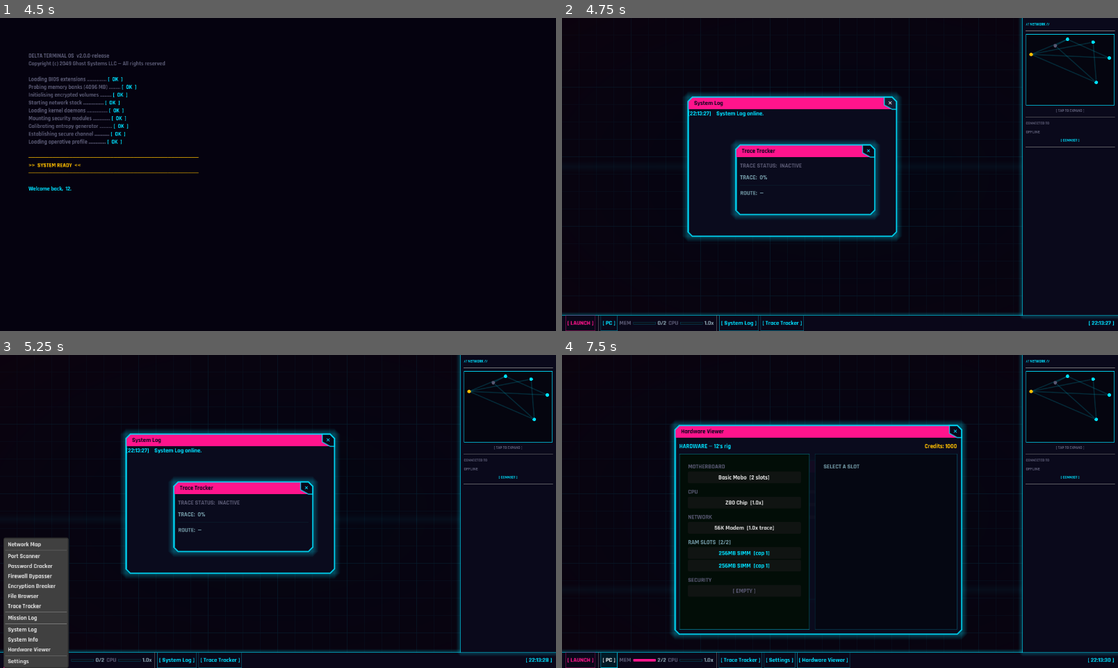
Above: before the commit, frames 1-4 (two rows, left to right).
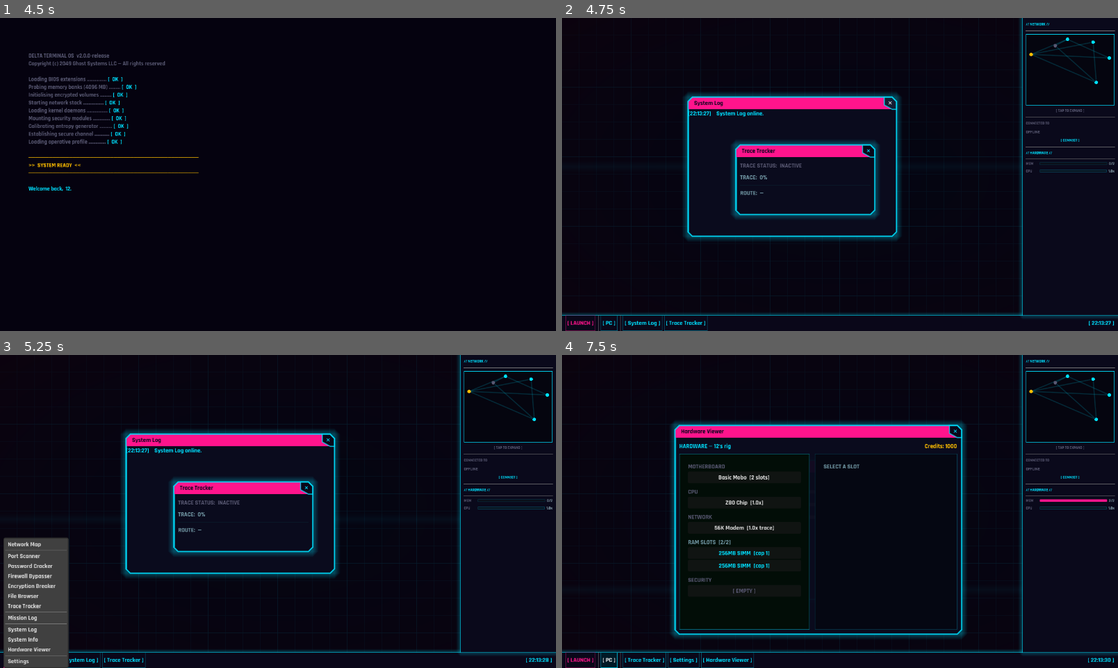
Above: after the commit, the same moments.

Repository: Sub-Xaero/Delta-Terminal-v2
Game: Godot game, scene res://scenes/main_menu.tscn
Same seed, same stepped clock (60 frames per second), same inputs: the game is played once before the commit and once after it.
Inputs (mouse positions are in pixels of both pictures, inside the frame that each line leads up to):
- Up to frame 1 (4.5 s): click "[ NEW GAME ]" at 0.5 s; click (278, 230) at 1.27 s; type "12" at 1.35 s; click "[ CONFIRM ]" at 2 s; move the mouse to (400, 158) at 2.77 s; click (400, 158) at 2.92 s; tap Enter at 3.5 s; drag from (166, 190) to (250, 237) at 3.52 s; tap Space at 4.25 s; move the mouse to (333, 105) at 4.27 s; click (333, 105) at 4.42 s
- Up to frame 2 (4.75 s): no input
- Up to frame 3 (5.25 s): click "[ LAUNCH ]" at 5 s
- Up to frame 4 (7.5 s): click "[ LAUNCH ]" at 5.75 s; click "✕" at 6.5 s; click "[ PC ]" at 7.25 s

Frame 1 is identical in both runs. In frame 2, 0.5% of the frame differs, in the area x 10-100%, y 42-100%; in frame 3, 0.5%; in frame 4, 0.8%.

Commit message:
Move hardware monitors from taskbar to sidebar
RAM and CPU monitors now live in the sidebar's WidgetSlots panel under
a // HARDWARE // section, where they sit alongside the network minimap
and fit the sidebar's narrow column layout better. The taskbar retains
only the [ PC ] shortcut button for opening the Hardware Viewer.

Diff:
--- a/scenes/desktop/sidebar.gd
+++ b/scenes/desktop/sidebar.gd
@@ -1,15 +1,24 @@
 class_name Sidebar
 extends Panel
-## Persistent right-side panel: network minimap + connection status.
+## Persistent right-side panel: network minimap + connection status + hardware monitors.
 ## Not a ToolWindow — always visible, never spawned by WindowManager.
 
 @onready var minimap: SidebarMinimap   = $MarginContainer/VBoxContainer/MinimapContainer/NetworkMinimap
 @onready var minimap_container: Panel  = $MarginContainer/VBoxContainer/MinimapContainer
 @onready var conn_label: Label         = $MarginContainer/VBoxContainer/ConnLabel
 @onready var disconnect_btn: Button    = $MarginContainer/VBoxContainer/DisconnectBtn
+@onready var _widget_slots: VBoxContainer = $MarginContainer/VBoxContainer/WidgetSlots
 
 var _connected_id: String = ""
 var _pulse_timer: float = 0.0
+
+# ── Hardware monitor refs ──────────────────────────────────────────────────────
+var _ram_bar:        ProgressBar  = null
+var _ram_val_label:  Label        = null
+var _ram_fill_style: StyleBoxFlat = null
+var _cpu_bar:        ProgressBar  = null
+var _cpu_val_label:  Label        = null
+var _cpu_fill_style: StyleBoxFlat = null
 
 
 func _ready() -> void:
@@ -17,6 +26,10 @@
 	EventBus.network_connected.connect(_on_network_connected)
 	EventBus.network_disconnected.connect(_on_network_disconnected)
 	EventBus.bounce_chain_updated.connect(_on_bounce_chain_updated)
+	EventBus.hardware_changed.connect(_update_monitors)
+	EventBus.tool_opened.connect(func(_n: String): _update_monitors())
+	EventBus.tool_closed.connect(func(_n: String): _update_monitors())
+	_build_hardware_section()
 
 
 func _process(delta: float) -> void:
@@ -56,6 +69,105 @@
 	map_style.shadow_color = Color(0.0, 0.88, 1.0, 0.15)
 	map_style.shadow_size  = 3
 	minimap_container.add_theme_stylebox_override("panel", map_style)
+
+
+# ── Hardware monitors ─────────────────────────────────────────────────────────
+
+func _build_hardware_section() -> void:
+	var section_lbl := Label.new()
+	section_lbl.text = "// HARDWARE //"
+	section_lbl.add_theme_font_size_override("font_size", 9)
+	section_lbl.add_theme_color_override("font_color", Color(0.0, 0.88, 1.0))
+	_widget_slots.add_child(section_lbl)
+
+	var sep := HSeparator.new()
+	_widget_slots.add_child(sep)
+
+	_widget_slots.add_child(_build_monitor_row("MEM"))
+	_widget_slots.add_child(_build_monitor_row("CPU"))
+	_update_monitors()
+
+
+func _build_monitor_row(tag: String) -> HBoxContainer:
+	var hbox := HBoxContainer.new()
+	hbox.add_theme_constant_override("separation", 4)
+
+	var tag_lbl := Label.new()
+	tag_lbl.text = tag
+	tag_lbl.custom_minimum_size = Vector2(28, 0)
+	tag_lbl.add_theme_font_size_override("font_size", 9)
+	tag_lbl.add_theme_color_override("font_color", Color(0.35, 0.35, 0.45))
+	hbox.add_child(tag_lbl)
+
+	var bar := ProgressBar.new()
+	bar.size_flags_horizontal = Control.SIZE_EXPAND_FILL
+	bar.size_flags_vertical   = Control.SIZE_SHRINK_CENTER
+	bar.custom_minimum_size   = Vector2(0, 6)
+	bar.max_value     = 1.0
+	bar.min_value     = 0.0
+	bar.show_percentage = false
+
+	var fill_style := StyleBoxFlat.new()
+	fill_style.bg_color = Color(0.0, 0.88, 1.0)
+	fill_style.corner_radius_top_left     = 2
+	fill_style.corner_radius_top_right    = 2
+	fill_style.corner_radius_bottom_left  = 2
+	fill_style.corner_radius_bottom_right = 2
+	bar.add_theme_stylebox_override("fill", fill_style)
+
+	var bg_style := StyleBoxFlat.new()
+	bg_style.bg_color     = Color(0.04, 0.06, 0.10)
+	bg_style.border_color = Color(0.0, 0.88, 1.0, 0.25)
+	bg_style.set_border_width_all(1)
+	bar.add_theme_stylebox_override("background", bg_style)
+	hbox.add_child(bar)
+
+	var val_lbl := Label.new()
+	val_lbl.size_flags_vertical = Control.SIZE_SHRINK_CENTER
+	val_lbl.add_theme_font_size_override("font_size", 9)
+	val_lbl.add_theme_color_override("font_color", Color(0.55, 0.65, 0.7))
+	hbox.add_child(val_lbl)
+
+	if tag == "MEM":
+		_ram_bar        = bar
+		_ram_val_label  = val_lbl
+		_ram_fill_style = fill_style
+	else:
+		_cpu_bar        = bar
+		_cpu_val_label  = val_lbl
+		_cpu_fill_style = fill_style
+
+	return hbox
+
+
+func _update_monitors() -> void:
+	if _ram_bar == null:
+		return
+
+	# ── RAM ───────────────────────────────────────────────────────────────────
+	var ram_used: int  = HardwareManager.ram_used
+	var ram_cap:  int  = HardwareManager.ram_capacity
+	var ram_pct: float = float(ram_used) / maxf(1.0, float(ram_cap))
+	_ram_fill_style.bg_color = _monitor_color(ram_pct)
+	_ram_bar.value           = ram_pct
+	_ram_val_label.text      = "%d/%d" % [ram_used, ram_cap]
+
+	# ── CPU ───────────────────────────────────────────────────────────────────
+	var cpu_speed:  float = HardwareManager.installed_cpu.get("cpu_speed", 1.0)
+	var hack_count: int   = HardwareManager.active_hack_count
+	var cpu_load: float   = minf(1.0, float(hack_count) / maxf(1.0, cpu_speed))
+	_cpu_fill_style.bg_color = _monitor_color(cpu_load)
+	_cpu_bar.value           = cpu_load
+	_cpu_val_label.text      = "%.1fx" % HardwareManager.effective_cpu_speed
+
+
+func _monitor_color(pct: float) -> Color:
+	if pct < 0.6:
+		return Color(0.0, 0.88, 1.0)   # cyan — low load
+	elif pct < 0.85:
+		return Color(1.0, 0.75, 0.0)   # amber — moderate
+	else:
+		return Color(1.0, 0.08, 0.55)  # hot pink — critical
 
 
 # ── EventBus reactions ─────────────────────────────────────────────────────────
--- a/scenes/desktop/taskbar.gd
+++ b/scenes/desktop/taskbar.gd
@@ -1,7 +1,7 @@
 class_name Taskbar
 extends Panel
 ## Taskbar / dock showing open tool buttons and a system clock.
-## Reacts to EventBus.tool_opened / tool_closed / hardware_changed.
+## Reacts to EventBus.tool_opened / tool_closed.
 
 @onready var task_items: HBoxContainer = $TaskItems
 @onready var clock_label: Label = $ClockLabel
@@ -9,19 +9,10 @@
 # tool_name -> Button
 var _task_buttons: Dictionary = {}
 
-# ── Monitor widget refs ────────────────────────────────────────────────────────
-var _ram_bar:        ProgressBar    = null
-var _ram_val_label:  Label          = null
-var _ram_fill_style: StyleBoxFlat   = null
-var _cpu_bar:        ProgressBar    = null
-var _cpu_val_label:  Label          = null
-var _cpu_fill_style: StyleBoxFlat   = null
-
 
 func _ready() -> void:
 	EventBus.tool_opened.connect(_on_tool_opened)
 	EventBus.tool_closed.connect(_on_tool_closed)
-	EventBus.hardware_changed.connect(_update_monitors)
 	_apply_theme()
 	_update_clock()
 	_add_launch_button()
@@ -64,62 +55,8 @@
 	btn.pressed.connect(func(): EventBus.open_tool_requested.emit("Hardware Viewer"))
 	task_items.add_child(btn)
 
-	task_items.add_child(_build_monitor_widget("MEM"))
-	task_items.add_child(_build_monitor_widget("CPU"))
-	_update_monitors()
-
 	var sep := VSeparator.new()
 	task_items.add_child(sep)
-
-
-## Builds a compact tag + bar + value widget. Stores refs in _ram_* or _cpu_* vars.
-func _build_monitor_widget(tag: String) -> HBoxContainer:
-	var hbox := HBoxContainer.new()
-	hbox.add_theme_constant_override("separation", 4)
-
-	var tag_lbl := Label.new()
-	tag_lbl.text = tag
-	tag_lbl.size_flags_vertical = Control.SIZE_SHRINK_CENTER
-	tag_lbl.add_theme_color_override("font_color", Color(0.35, 0.35, 0.45))
-	hbox.add_child(tag_lbl)
-
-	var bar := ProgressBar.new()
-	bar.custom_minimum_size = Vector2(52, 6)
-	bar.size_flags_vertical = Control.SIZE_SHRINK_CENTER
-	bar.max_value = 1.0
-	bar.min_value = 0.0
-	bar.show_percentage = false
-
-	var fill_style := StyleBoxFlat.new()
-	fill_style.bg_color = Color(0.0, 0.88, 1.0)
-	fill_style.corner_radius_top_left    = 2
-	fill_style.corner_radius_top_right   = 2
-	fill_style.corner_radius_bottom_left = 2
-	fill_style.corner_radius_bottom_right = 2
-	bar.add_theme_stylebox_override("fill", fill_style)
-
-	var bg_style := StyleBoxFlat.new()
-	bg_style.bg_color = Color(0.04, 0.06, 0.10)
-	bg_style.border_color = Color(0.0, 0.88, 1.0, 0.25)
-	bg_style.set_border_width_all(1)
-	bar.add_theme_stylebox_override("background", bg_style)
-	hbox.add_child(bar)
-
-	var val_lbl := Label.new()
-	val_lbl.size_flags_vertical = Control.SIZE_SHRINK_CENTER
-	val_lbl.add_theme_color_override("font_color", Color(0.55, 0.65, 0.7))
-	hbox.add_child(val_lbl)
-
-	if tag == "MEM":
-		_ram_bar        = bar
-		_ram_val_label  = val_lbl
-		_ram_fill_style = fill_style
-	else:
-		_cpu_bar        = bar
-		_cpu_val_label  = val_lbl
-		_cpu_fill_style = fill_style
-
-	return hbox
 
 
 func _process(_delta: float) -> void:
@@ -143,37 +80,6 @@
 	clock_label.text = "[ %02d:%02d:%02d ]" % [t.hour, t.minute, t.second]
 
 
-func _update_monitors() -> void:
-	if _ram_bar == null:
-		return
-
-	# ── RAM ───────────────────────────────────────────────────────────────────
-	var ram_used: int = HardwareManager.ram_used
-	var ram_cap:  int = HardwareManager.ram_capacity
-	var ram_pct: float = float(ram_used) / maxf(1.0, float(ram_cap))
-	_ram_fill_style.bg_color = _monitor_color(ram_pct)
-	_ram_bar.value           = ram_pct
-	_ram_val_label.text      = "%d/%d" % [ram_used, ram_cap]
-
-	# ── CPU ───────────────────────────────────────────────────────────────────
-	var cpu_speed:  float = HardwareManager.installed_cpu.get("cpu_speed", 1.0)
-	var hack_count: int   = HardwareManager.active_hack_count
-	var cpu_load: float   = minf(1.0, float(hack_count) / maxf(1.0, cpu_speed))
-	_cpu_fill_style.bg_color = _monitor_color(cpu_load)
-	_cpu_bar.value           = cpu_load
-	_cpu_val_label.text      = "%.1fx" % HardwareManager.effective_cpu_speed
-
-
-## Returns cyan / amber / hot-pink depending on load level.
-func _monitor_color(pct: float) -> Color:
-	if pct < 0.6:
-		return Color(0.0, 0.88, 1.0)   # cyan — low load
-	elif pct < 0.85:
-		return Color(1.0, 0.75, 0.0)   # amber — moderate
-	else:
-		return Color(1.0, 0.08, 0.55)  # hot pink — critical
-
-
 func _on_tool_opened(p_tool_name: String) -> void:
 	if _task_buttons.has(p_tool_name):
 		return
@@ -184,11 +90,9 @@
 	btn.pressed.connect(func(): EventBus.tool_focus_requested.emit(p_tool_name))
 	task_items.add_child(btn)
 	_task_buttons[p_tool_name] = btn
-	_update_monitors()
 
 
 func _on_tool_closed(p_tool_name: String) -> void:
 	if _task_buttons.has(p_tool_name):
 		_task_buttons[p_tool_name].queue_free()
 		_task_buttons.erase(p_tool_name)
-	_update_monitors()
